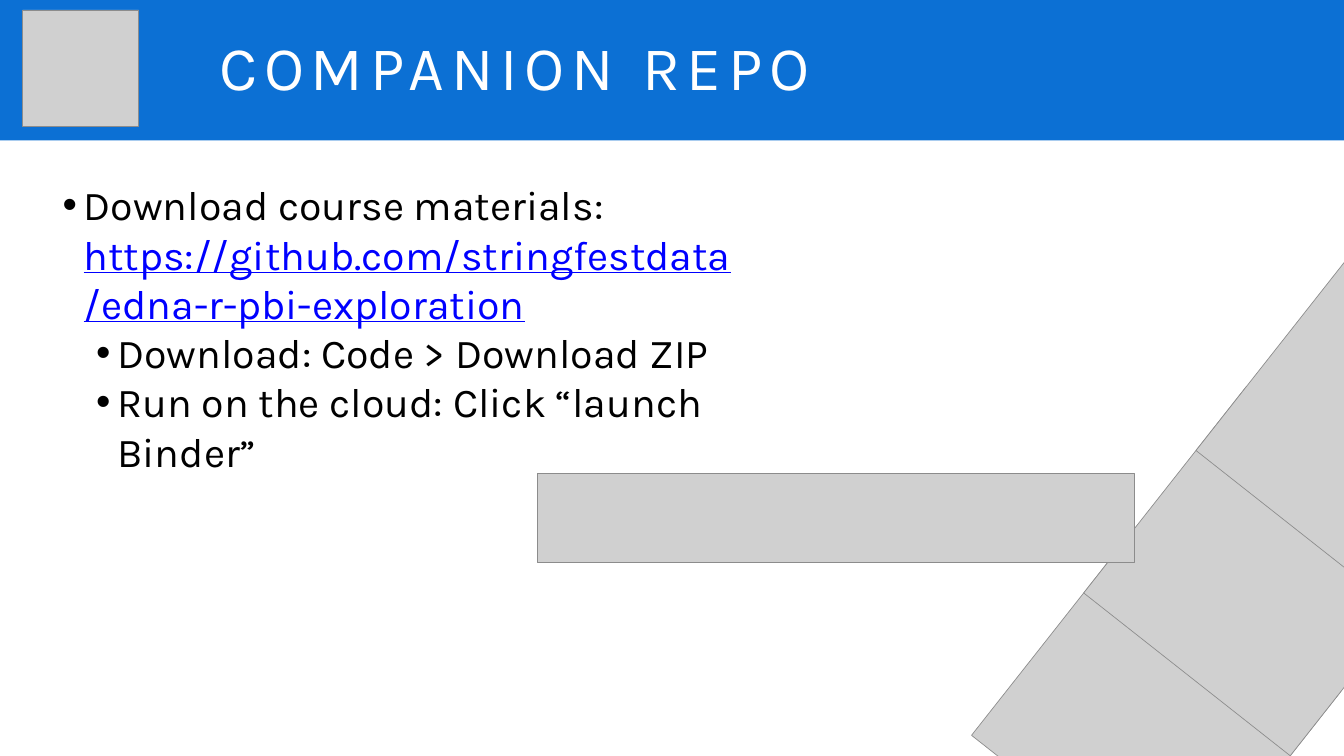
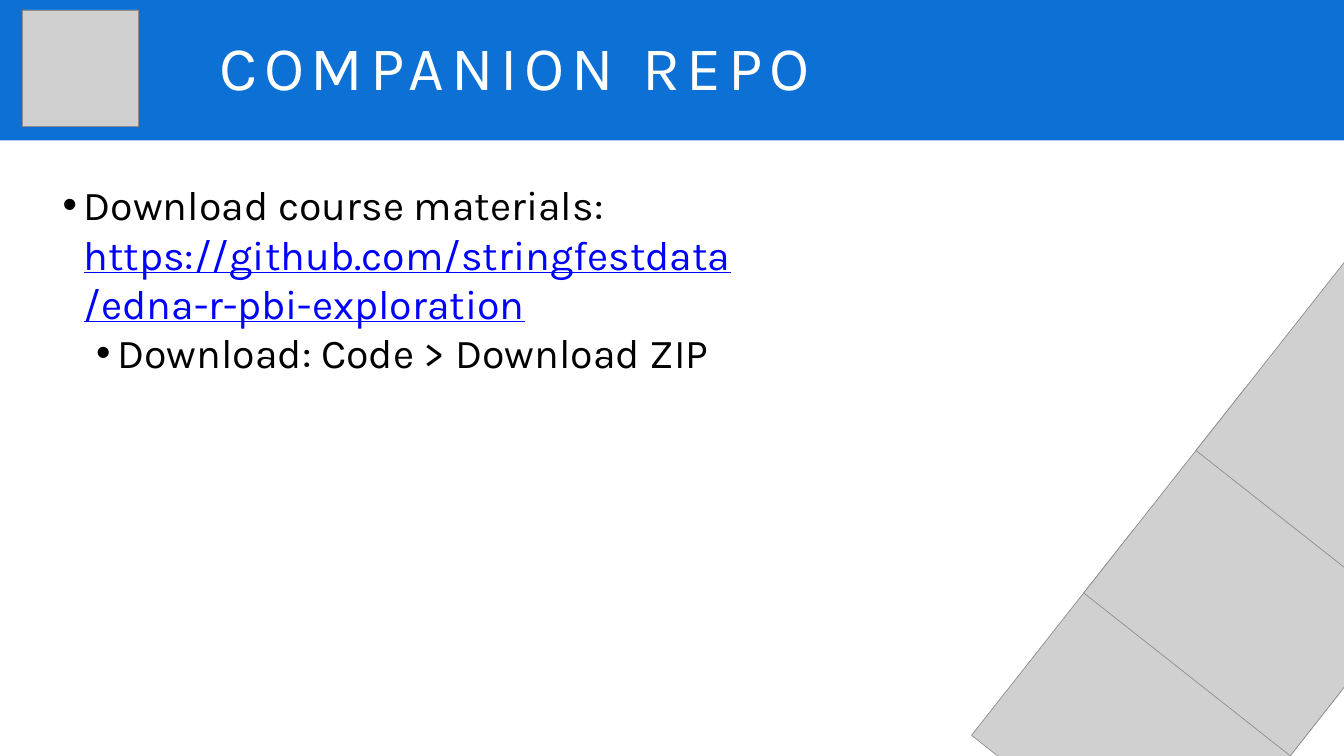
Before and after one commit to stringfestdata/edna-r-pbi-exploration, a slide deck: slide 3 of mount-george-r-pbi-exploration.pptx. Drawn at 1344x756 pixels with LibreOffice and Linux fonts; fonts in the diff are those of the drawing; grey boxes stand for pictures. Boxes give left, top, right and bottom in pixels: in the first picture for what was removed or moved away, otherwise in the second. Text is boxed around its words. In the diff, an @@ line names an element or a change of style, - is before the commit and + after.

Commit message:
update slides

```diff
--- a/mount-george-r-pbi-exploration.pptx
+++ b/mount-george-r-pbi-exploration.pptx
@@ text at [117,388,702,468]: paragraph removed @@
-  • Run on the cloud: Click “launch Binder”
@@ picture removed at [537,473,1134,562] @@
```
Also in this commit, not shown: 1 other slide changed, 1 other file.
